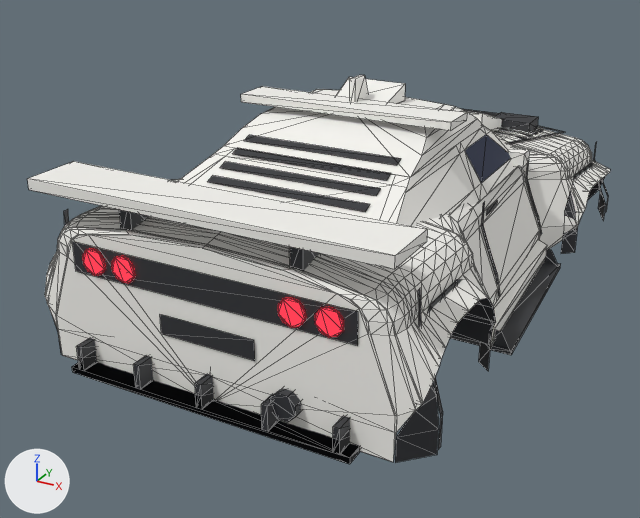
Renders of the glTF model assets/meshes/cuneo/Cuneo.glb from each side of a commit.
Both versions are drawn from a camera (50 mm lens) standing at (6.66, -14.3, 5.67) and looking at (-0.68, -0.94, -1.01). Lighting does not change. The marker at lower left points along +X, +Y and +Z. The first picture is the older version. Mesh edges are drawn as thin lines.

The older version as bpy lines, for what is in view:
```python
me_hood = bpy.data.meshes.new('Hood')
me_hood.from_pydata(...)  # 65 vertices, 96 faces; spans x -2.45..2.45, y 2.1..5.2, z 0.22..0.76
me_hood.materials.append(mat_body)  # white #f7f6f1
me_opt_skirts_blade_accsideblade_r = bpy.data.meshes.new('Opt_Skirts_Blade_AccSideBlade_R')
me_opt_skirts_blade_accsideblade_r.from_pydata(...)  # 16 vertices, 16 faces; spans x 2.63..3.35, y -1.9..1.9, z -1.48..-1.12
me_opt_skirts_blade_accsideblade_r.materials.append(mat_trim)  # dark grey #2f3035
me_rearquarter = bpy.data.meshes.new('RearQuarter')
me_rearquarter.from_pydata(...)  # 16 vertices, 12 faces; spans x -2.25..2.25, y -4.72..-0.52, z 0.58..1.42
me_rearquarter.materials.append(mat_body)  # white #f7f6f1
ob_hood = bpy.data.objects.new('Hood', me_hood)
ob_hood.location = (0.0, 0.0, 0.0)
ob_opt_skirts_blade_accsideblade_r = bpy.data.objects.new('Opt_Skirts_Blade_AccSideBlade_R', me_opt_skirts_blade_accsideblade_r)
ob_opt_skirts_blade_accsideblade_r.location = (0.0, 0.0, 0.0)
ob_rearquarter = bpy.data.objects.new('RearQuarter', me_rearquarter)
ob_rearquarter.location = (0.0, 0.0, 0.0)
# also in view: 'TailLight_R' at (1.67, -5.48, 0.42); 'Exhaust' at (1.3, -5.4, -1.0); 'Fender_RR' at (2.63, -3.05, -0.26); 'RoofSpoiler' at (0.0, -1.15, 2.01); 'Roof' at (0.0, -0.78, 1.7)
```
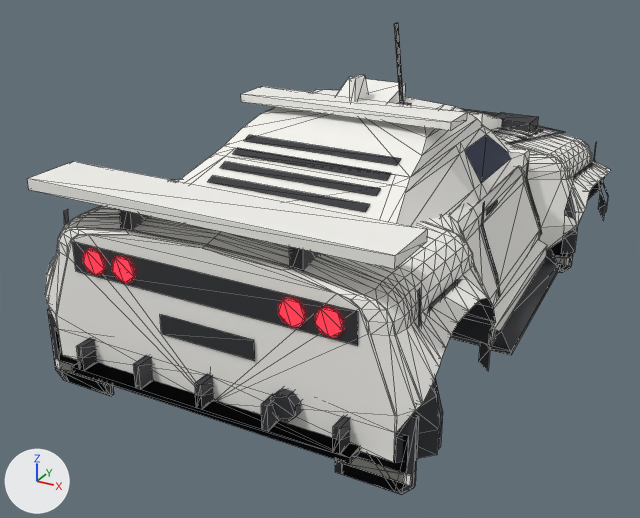
Where the change shows, as pixel boxes [x1, y1, x2, y2] in the pictures (640 x 518 px):
'Opt_Mudflaps_Long_AccMudflapsLong', added: after [47, 240, 573, 494]
'Opt_Mudflaps_Rally_AccMudflaps', added: after [54, 242, 567, 492]
'Opt_Mudflaps_Rally_AccMudflapsBand', added: after [60, 255, 564, 482]
'Opt_Mudflaps_Long_AccMudflapsLongBand', added: after [55, 255, 570, 485]
'Opt_Roof_Antenna_AccAntenna', added: after [394, 23, 411, 105]

The edits, one by one:
Mesh me_opt_roof_antenna_accantenna is new.
It has 16 vertices, 24 faces and spans x 0.62..0.82, y -0.975..-0.43, z 1.934..3.417.
It uses material mat_trim (dark grey #2f3035).
Mesh me_opt_mudflaps_rally_accmudflapsband is new.
It consists of a box spanning x 2.14..3.02, y 2.7..2.8, z -1.75..-1.59; a box spanning x -3.02..-2.14, y 2.7..2.8, z -1.75..-1.59; a box spanning x 2.14..3.02, y -5.4..-5.3, z -1.75..-1.59; a box spanning x -3.02..-2.14, y -5.4..-5.3, z -1.75..-1.59.
It uses material mat_body (white #f7f6f1).
Mesh me_opt_mudflaps_rally_accmudflaps is new.
It has 40 vertices, 64 faces and spans x -3.06..3.06, y -5.38..2.78, z -1.95..-1.0.
It uses material mat_trim (dark grey #2f3035).
Mesh me_opt_mudflaps_long_accmudflapslongband is new.
It consists of a box spanning x 2.04..3.12, y 2.7..2.8, z -1.75..-1.59; a box spanning x -3.12..-2.04, y 2.7..2.8, z -1.75..-1.59; a box spanning x 2.04..3.12, y -5.4..-5.3, z -1.75..-1.59; a box spanning x -3.12..-2.04, y -5.4..-5.3, z -1.75..-1.59.
It uses material mat_body (white #f7f6f1).
Mesh me_opt_mudflaps_long_accmudflapslong is new.
It has 40 vertices, 64 faces and spans x -3.16..3.16, y -5.38..2.78, z -1.95..-0.7.
It uses material mat_trim (dark grey #2f3035).
Object 'Opt_Roof_Antenna_AccAntenna' (ob_opt_roof_antenna_accantenna) is new; it shows me_opt_roof_antenna_accantenna.
Its location is (0.0, 0.0, 0.0).
Object 'Opt_Mudflaps_Rally_AccMudflapsBand' (ob_opt_mudflaps_rally_accmudflapsband) is new; it shows me_opt_mudflaps_rally_accmudflapsband.
Its location is (0.0, 0.0, 0.0).
Object 'Opt_Mudflaps_Rally_AccMudflaps' (ob_opt_mudflaps_rally_accmudflaps) is new; it shows me_opt_mudflaps_rally_accmudflaps.
Its location is (0.0, 0.0, 0.0).
Object 'Opt_Mudflaps_Long_AccMudflapsLongBand' (ob_opt_mudflaps_long_accmudflapslongband) is new; it shows me_opt_mudflaps_long_accmudflapslongband.
Its location is (0.0, 0.0, 0.0).
Object 'Opt_Mudflaps_Long_AccMudflapsLong' (ob_opt_mudflaps_long_accmudflapslong) is new; it shows me_opt_mudflaps_long_accmudflapslong.
Its location is (0.0, 0.0, 0.0).
